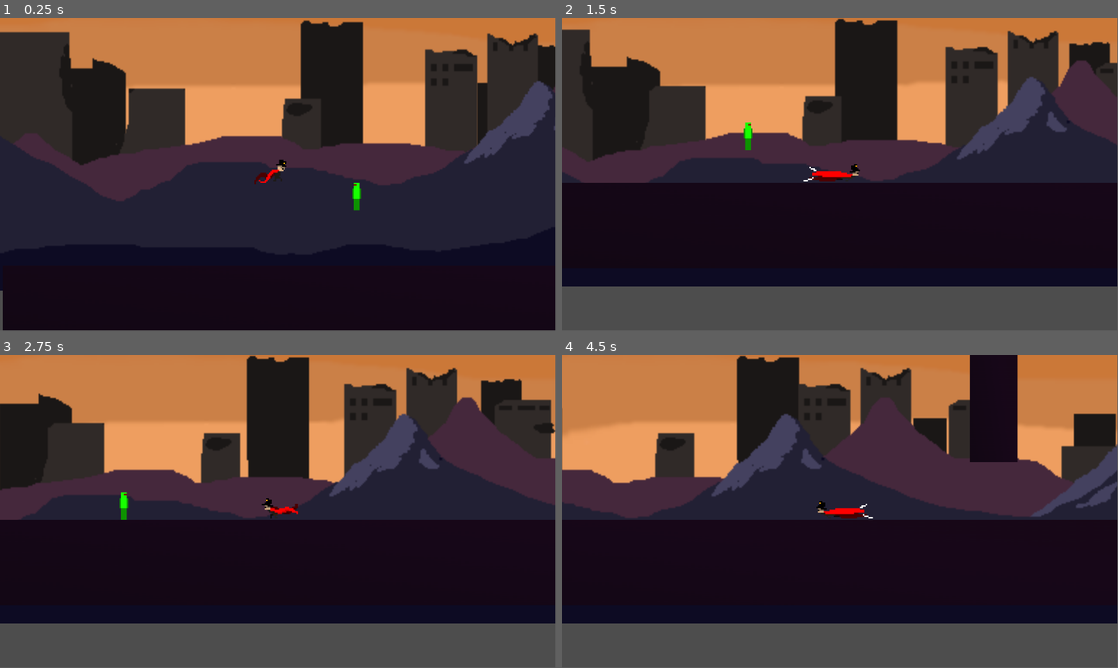
Above: before the commit, frames 1-4 (two rows, left to right).
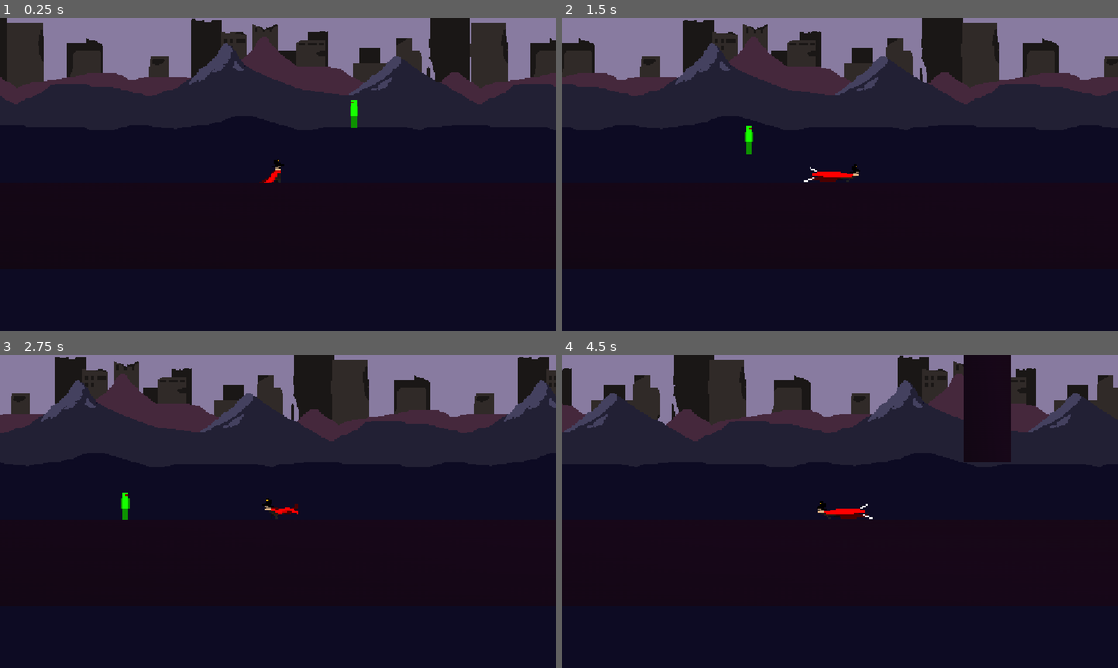
Above: after the commit, the same moments.

Repository: Tyulo13/GDC-Club-Game
Game: Godot game, scene res://scenes/level.tscn
Same seed, same stepped clock (60 frames per second), same inputs: the game is played once before the commit and once after it.
Inputs:
- Up to frame 1 (0.25 s): no input
- Up to frame 2 (1.5 s): tap Enter (attack) at 0.5, 0.6 s; hold D (move_right) from 0.53 s (still down); tap Space (jump) at 0.77 s; tap Shift (dash) at 1.35 s
- Up to frame 3 (2.75 s): tap Space (jump) at 1.52 s; release D (move_right) at 2.03 s; hold A (move_left) from 2.03 s (still down); tap Enter (attack) at 2.1 s
- Up to frame 4 (4.5 s): release A (move_left) at 2.78 s; hold D (move_right) 2.78-4.28 s; tap Shift (dash) at 2.85, 4.35 s; tap Space (jump) at 3.02, 3.77 s; tap Enter (attack) at 3.6 s; hold A (move_left) from 4.28 s (still down)
The window is 799x449 before the commit and 800x450 after it. Grey fills any space a smaller window leaves; there, only what the larger window draws over its background counts as a difference.

The runs differ from the first frame. In frame 1, 57% of the frame differs, in the area x 0-100%, y 0-100%; in frame 2, 50%; in frame 3, 51%; in frame 4, 53%.

Commit message:
parallax fin
configure the position a bit

Diff:
--- a/project.godot
+++ b/project.godot
@@ -14,6 +14,11 @@
 run/main_scene="uid://7sx340yere3d"
 config/features=PackedStringArray("4.5", "Forward Plus")
 config/icon="res://icon.svg"
+
+[display]
+
+window/stretch/mode="canvas_items"
+window/stretch/aspect="expand"
 
 [input]
 
--- a/scenes/level.tscn
+++ b/scenes/level.tscn
@@ -23,6 +23,7 @@
 [node name="Node2D" type="Node2D"]
 
 [node name="CharacterBody2D" parent="." instance=ExtResource("1_u52ul")]
+position = Vector2(31, 78)
 collision_layer = 4
 
 [node name="StaticBody2D2" type="StaticBody2D" parent="."]
@@ -85,4 +86,4 @@
 player = NodePath("../CharacterBody2D")
 
 [node name="ParallaxBackground" parent="." instance=ExtResource("4_mx8sn")]
-position = Vector2(57, 230)
+position = Vector2(28, 108)
--- a/scenes/parallax_background.tscn
+++ b/scenes/parallax_background.tscn
@@ -1,6 +1,6 @@
 [gd_scene load_steps=7 format=3 uid="uid://d05b5635tl6v3"]
 
-[ext_resource type="Texture2D" uid="uid://b88d5tuftsmiu" path="res://sprites/backgrounds/skybackground.png" id="1_xoild"]
+[ext_resource type="Texture2D" uid="uid://cpck7l3qeftfa" path="res://sprites/backgrounds/solidcolorbg2.png" id="1_qs7dk"]
 [ext_resource type="Texture2D" uid="uid://n5amtistp3l" path="res://sprites/backgrounds/skybackground2.png" id="2_kwhg4"]
 [ext_resource type="Texture2D" uid="uid://b6aws8ft0tg44" path="res://sprites/backgrounds/skybackground3.png" id="3_hy12d"]
 [ext_resource type="Texture2D" uid="uid://bto1ph6gvgdxn" path="res://sprites/backgrounds/skybackground4.png" id="4_m5fgl"]
@@ -9,17 +9,19 @@
 
 [node name="ParallaxBackground" type="Node2D"]
 z_index = -100
+texture_filter = 1
+scale = Vector2(0.5, 0.5)
 
 [node name="Parallax2D" type="Parallax2D" parent="."]
-scroll_scale = Vector2(0.1, 0.01)
-repeat_size = Vector2(640, 0)
+scroll_scale = Vector2(0.005, 0)
+repeat_size = Vector2(640, 320)
 repeat_times = 10
 
 [node name="Sprite2D" type="Sprite2D" parent="Parallax2D"]
-texture = ExtResource("1_xoild")
+texture = ExtResource("1_qs7dk")
 
 [node name="Parallax2D2" type="Parallax2D" parent="."]
-scroll_scale = Vector2(0.2, 0.02)
+scroll_scale = Vector2(0.01, 0)
 repeat_size = Vector2(640, 0)
 repeat_times = 10
 
@@ -27,7 +29,7 @@
 texture = ExtResource("2_kwhg4")
 
 [node name="Parallax2D3" type="Parallax2D" parent="."]
-scroll_scale = Vector2(0.3, 0.03)
+scroll_scale = Vector2(0.03, 0)
 repeat_size = Vector2(640, 0)
 repeat_times = 10
 
@@ -35,7 +37,7 @@
 texture = ExtResource("3_hy12d")
 
 [node name="Parallax2D4" type="Parallax2D" parent="."]
-scroll_scale = Vector2(0.4, 0.04)
+scroll_scale = Vector2(0.05, 0)
 repeat_size = Vector2(640, 0)
 repeat_times = 10
 
@@ -43,14 +45,14 @@
 texture = ExtResource("4_m5fgl")
 
 [node name="Parallax2D5" type="Parallax2D" parent="."]
-scroll_scale = Vector2(0.5, 0.05)
+scroll_scale = Vector2(0.1, 0)
 repeat_size = Vector2(640, 0)
 repeat_times = 10
 
 [node name="Sprite2D" type="Sprite2D" parent="Parallax2D5"]
 texture = ExtResource("5_4srxt")
 
-[node name="Sprite2D" type="Sprite2D" parent="."]
+[node name="Sprite2D2" type="Sprite2D" parent="Parallax2D5"]
 position = Vector2(-18, 305)
 scale = Vector2(10, 1)
 texture = ExtResource("6_qs7dk")
Binary file added: sprites/backgrounds/solidcolorbg2.png
Not shown, added: sprites/backgrounds/solidcolorbg2.png.import
